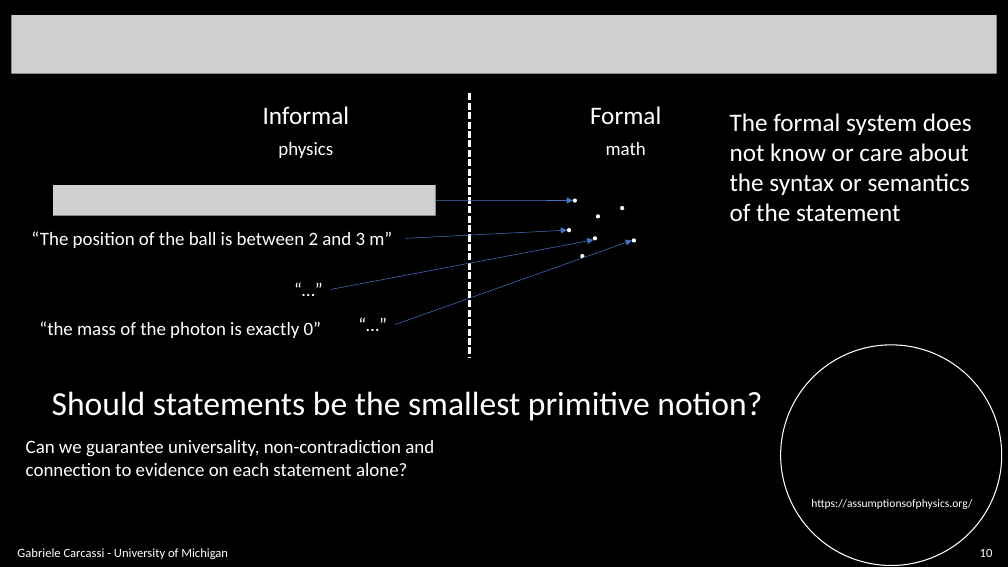
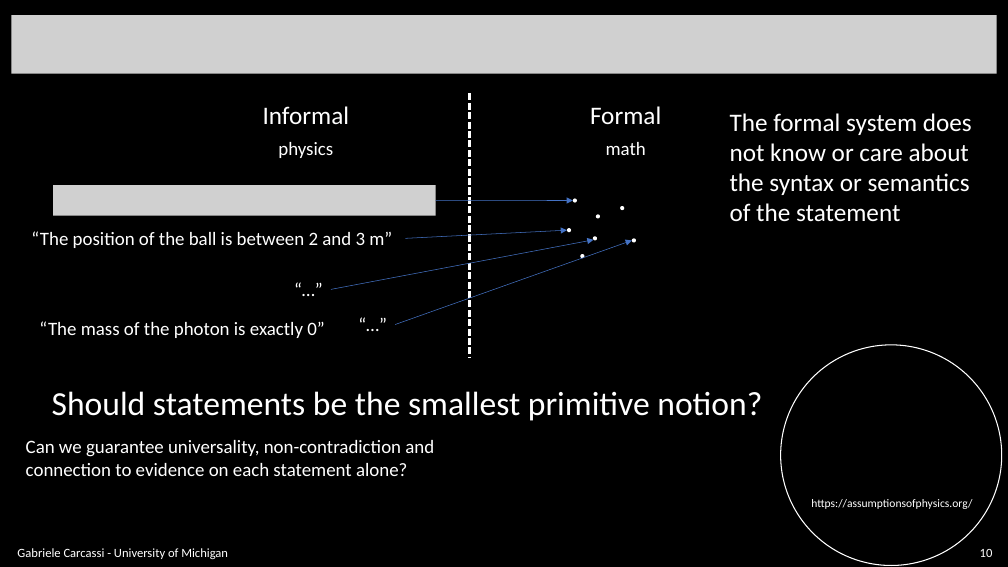
Before and after one commit to assumptionsofphysics/slides, a slide deck: slide 10 of BookCompanions-v2/PM-1-FormalSystemsForPhysics.pptx. Drawn at 1008x567 pixels with LibreOffice and Linux fonts; fonts in the diff are those of the drawing; grey boxes stand for pictures; background and template pictures are left out. Boxes give left, top, right and bottom in pixels: in the first picture for what was removed or moved away, otherwise in the second. Text is boxed around its words. In the diff, an @@ line names an element or a change of style, - is before the commit and + after.

```diff
--- a/BookCompanions-v2/PM-1-FormalSystemsForPhysics.pptx
+++ b/BookCompanions-v2/PM-1-FormalSystemsForPhysics.pptx
@@ text at bbox=[39, 321, 324, 338]: text changed @@
-“the mass of the photon is exactly 0”
+“The mass of the photon is exactly 0”
```
Also in this commit, not shown: 3 other slides changed, 2 other files.
